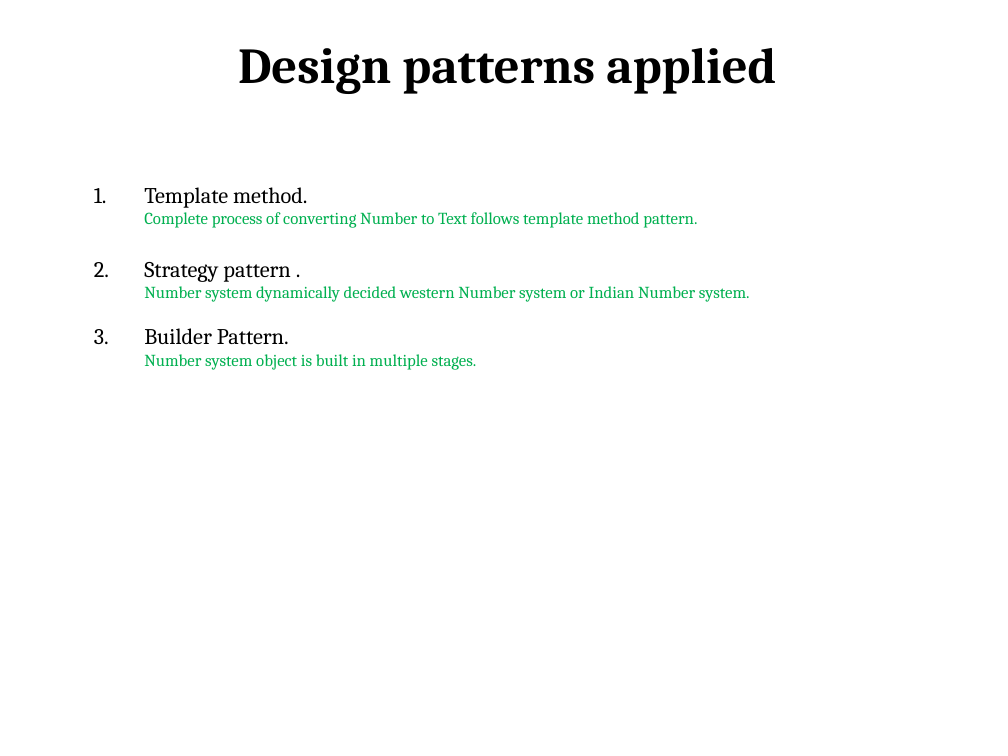
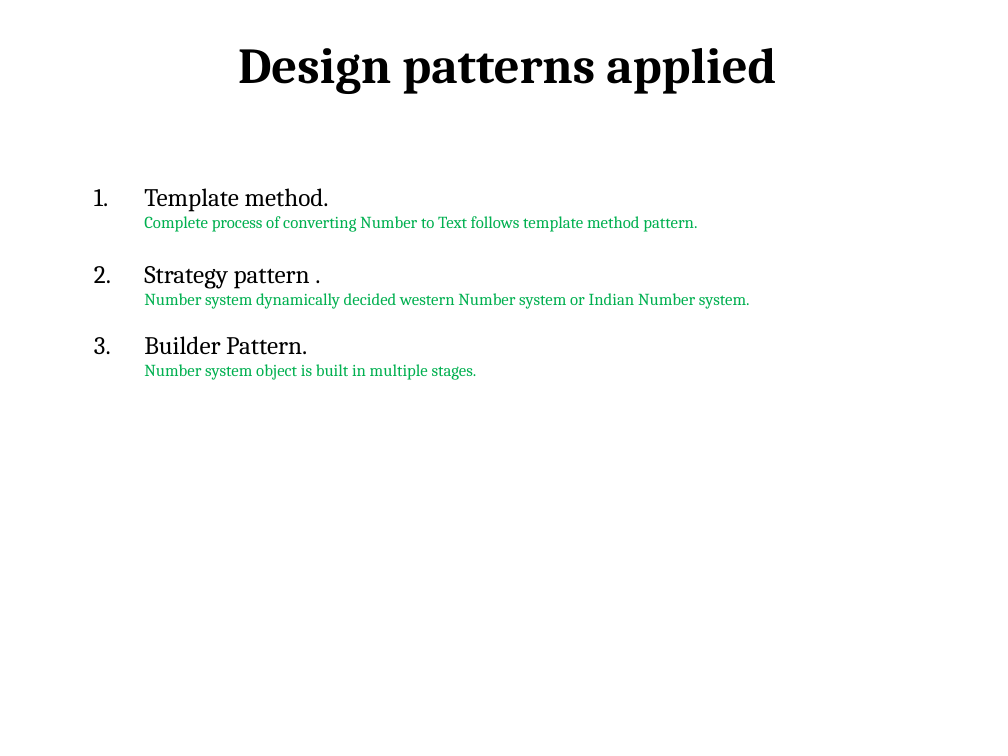
Before and after one commit to Shanmugaks/DTA, a slide deck: slide 5 of Documents/Shanmuga_Assignment.pptx. Drawn at 1008x756 pixels with LibreOffice and Linux fonts; fonts in the diff are those of the drawing. Boxes give left, top, right and bottom in pixels: in the first picture for what was removed or moved away, otherwise in the second. Text is boxed around its words. In the diff, an @@ line names an element or a change of style, - is before the commit and + after.

```diff
--- a/Documents/Shanmuga_Assignment.pptx
+++ b/Documents/Shanmuga_Assignment.pptx
@@ text "Template method. Complete process of ..." at (144,188,750,380): size 16 to 18 pt in "Template method.", "Strategy pattern .", "Builder Pattern." @@
```
Also in this commit, not shown: 9 other slides changed, 4 slides added.
